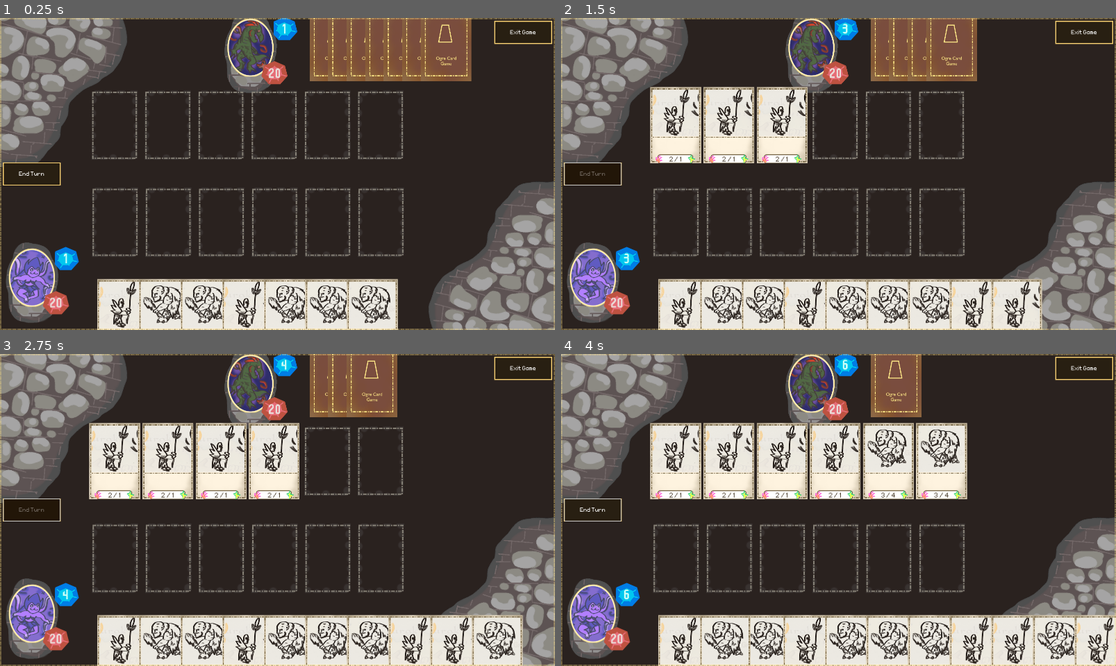
Above: before the commit, frames 1-4 (two rows, left to right).
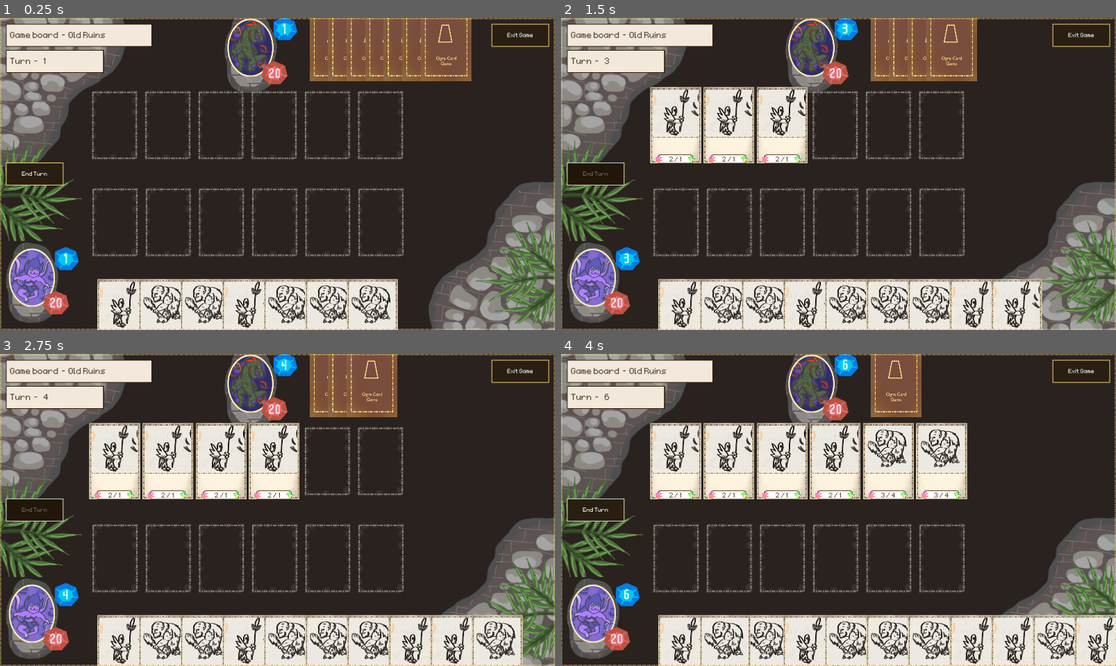
Above: after the commit, the same moments.

Repository: OttoElomaa/Godot-4-Ogre-Card-Game
Game: Godot game, scene res://GameScenes/main.tscn
Same seed, same stepped clock (60 frames per second), same inputs: the game is played once before the commit and once after it.
Inputs (mouse positions are in pixels of both pictures, inside the frame that each line leads up to):
- Up to frame 1 (0.25 s): no input
- Up to frame 2 (1.5 s): click (594, 174) at 0.5 s; click (594, 174) at 1.25 s
- Up to frame 3 (2.75 s): click (33, 510) at 2 s
- Up to frame 4 (4 s): tap Enter at 2.75 s; drag from (683, 653) to (816, 385) at 2.77 s; tap Space at 3.5 s; drag from (727, 653) to (816, 385) at 3.52 s

The runs differ from the first frame. In frame 1, 6.6% of the frame differs, in the area x 0-100%, y 0-98%; in frame 2, 6.6%; in frame 3, 6.3%; in frame 4, 5.8%.

Commit message:
Minor/art: Added board name and turn count labels to UI, plus some leaves

Diff:
--- a/GameScenes/battle_system.gd
+++ b/GameScenes/battle_system.gd
@@ -71,6 +71,7 @@
 	updateResourceLabels()
 
 	cardsManager.wakePlayerCards()
+	main.updateUi(turnCount)
 	cardsManager.startPlayerTurn()
 
 
--- a/GameScenes/main.gd
+++ b/GameScenes/main.gd
@@ -9,6 +9,9 @@
 	DECK, HAND, BOARD, GRAVEYARD
 }
 
+var boardName := "Old Ruins"
+
+
 func _ready() -> void:
 
 	$CardsManager.main = self
@@ -16,6 +19,8 @@
 
 	$BattleSystem.main = self
 	$BattleSystem.cardsManager = $CardsManager
+
+	updateUi($BattleSystem.turnCount)
 
 	for slot:CardSlot in $PlayerSlots.get_children():
 		slot.slotType = CardSlotTypes.PLAYER
@@ -52,6 +57,11 @@
 	return $EnemySlots.get_children()
 
 
+func updateUi(turnCount:int):
+	$CanvasLayer/LevelInfoPanel/VBox/Panel/HBox/BoardNameLabel.text = boardName
+	$CanvasLayer/LevelInfoPanel/VBox/Panel2/HBox/TurnCountLabel.text = "%d" % turnCount
+
+
 #### USE EXIT BUTTON TO CLOSE THE GAME
 func _on_exit_button_pressed() -> void:
 	get_tree().quit()
--- a/GameScenes/main.tscn
+++ b/GameScenes/main.tscn
@@ -7,6 +7,8 @@
 [ext_resource type="Texture2D" uid="uid://6b1b3mtorr35" path="res://Art/UI-border-ninepatchrect-texture.png" id="3_015nr"]
 [ext_resource type="Texture2D" uid="uid://m57jecwha7ix" path="res://Art/portrait-adversary-01.png" id="4_bw8dm"]
 [ext_resource type="PackedScene" uid="uid://b7sjbfq7abkga" path="res://GameScenes/tableCardSlot.tscn" id="4_c6j12"]
+[ext_resource type="Texture2D" uid="uid://sge30r6aur2x" path="res://Art/board-backdrop-texture-jungle-leaves-01.png" id="4_ehjh8"]
+[ext_resource type="Texture2D" uid="uid://yy4b6om5as5s" path="res://Art/board-backdrop-texture-jungle-leaves-02.png" id="5_47kpv"]
 [ext_resource type="Texture2D" uid="uid://iro7vjuquihg" path="res://Art/board-backdrop-texture-ruins-corner-01.png" id="5_dj0be"]
 [ext_resource type="StyleBox" uid="uid://jqa8dgagawo1" path="res://PanelStyles/SkillBarBoxStyle.tres" id="5_hys5q"]
 [ext_resource type="Texture2D" uid="uid://dn8jedugya4ww" path="res://Art/board-backdrop-texture-ruins-corner-02.png" id="6_j87nl"]
@@ -16,9 +18,18 @@
 [ext_resource type="Texture2D" uid="uid://d0a382rqeqt5t" path="res://Art/game-mana-health-holder-texture-v2.png" id="10_2brjh"]
 [ext_resource type="LabelSettings" uid="uid://ejet2eg4in1i" path="res://Fonts/LabelSetHeaderHealth.tres" id="11_jh5rg"]
 [ext_resource type="LabelSettings" uid="uid://bujre4bd418t" path="res://Fonts/LabelSetHeaderMana.tres" id="12_hffy6"]
+[ext_resource type="LabelSettings" uid="uid://bybi82ik7ric5" path="res://Fonts/LabelSettingSmallFontFaintGrey.tres" id="19_47kpv"]
 
 [sub_resource type="RectangleShape2D" id="RectangleShape2D_dj0be"]
 size = Vector2(256, 305)
+
+[sub_resource type="StyleBoxFlat" id="StyleBoxFlat_c0uhk"]
+bg_color = Color(0.947752, 0.911757, 0.861921, 1)
+border_width_left = 3
+border_width_top = 3
+border_width_right = 3
+border_width_bottom = 3
+border_color = Color(0.188235, 0.105882, 0.0156863, 1)
 
 [node name="Main" type="Node2D"]
 script = ExtResource("1_8jxey")
@@ -35,6 +46,14 @@
 [node name="LowerCornerDecor" type="Sprite2D" parent="Visuals/Scenery"]
 position = Vector2(2090, 1008)
 texture = ExtResource("6_j87nl")
+
+[node name="Leaves" type="Sprite2D" parent="Visuals/Scenery"]
+position = Vector2(201, 715)
+texture = ExtResource("4_ehjh8")
+
+[node name="Leaves2" type="Sprite2D" parent="Visuals/Scenery"]
+position = Vector2(2211, 1071)
+texture = ExtResource("5_47kpv")
 
 [node name="Core" type="Node2D" parent="Visuals"]
 
@@ -105,6 +124,7 @@
 horizontal_alignment = 1
 
 [node name="EnemyPortraitArea" type="Area2D" parent="BattleSystem"]
+visible = false
 collision_layer = 4
 collision_mask = 4
 
@@ -199,10 +219,10 @@
 offset_left = -40.0
 offset_bottom = 40.0
 grow_horizontal = 0
-theme_override_constants/margin_left = 10
-theme_override_constants/margin_top = 10
-theme_override_constants/margin_right = 10
-theme_override_constants/margin_bottom = 10
+theme_override_constants/margin_left = 20
+theme_override_constants/margin_top = 20
+theme_override_constants/margin_right = 20
+theme_override_constants/margin_bottom = 20
 
 [node name="Panel" type="PanelContainer" parent="CanvasLayer/ExitPane"]
 custom_minimum_size = Vector2(200, 80)
@@ -228,10 +248,10 @@
 offset_right = 220.0
 offset_bottom = 50.0
 grow_vertical = 2
-theme_override_constants/margin_left = 10
-theme_override_constants/margin_top = 10
-theme_override_constants/margin_right = 10
-theme_override_constants/margin_bottom = 10
+theme_override_constants/margin_left = 20
+theme_override_constants/margin_top = 20
+theme_override_constants/margin_right = 20
+theme_override_constants/margin_bottom = 20
 
 [node name="Panel" type="PanelContainer" parent="CanvasLayer/EndTurnPane"]
 custom_minimum_size = Vector2(200, 80)
@@ -248,6 +268,62 @@
 layout_mode = 2
 theme_override_styles/hover = ExtResource("8_2brjh")
 theme_override_styles/normal = ExtResource("9_7ijru")
+
+[node name="LevelInfoPanel" type="MarginContainer" parent="CanvasLayer"]
+offset_right = 220.0
+offset_bottom = 100.0
+theme_override_constants/margin_left = 20
+theme_override_constants/margin_top = 20
+theme_override_constants/margin_right = 20
+theme_override_constants/margin_bottom = 20
+
+[node name="VBox" type="VBoxContainer" parent="CanvasLayer/LevelInfoPanel"]
+layout_mode = 2
+theme_override_constants/separation = 10
+
+[node name="Panel" type="PanelContainer" parent="CanvasLayer/LevelInfoPanel/VBox"]
+custom_minimum_size = Vector2(200, 80)
+layout_mode = 2
+theme_override_styles/panel = SubResource("StyleBoxFlat_c0uhk")
+
+[node name="HBox" type="HBoxContainer" parent="CanvasLayer/LevelInfoPanel/VBox/Panel"]
+custom_minimum_size = Vector2(500, 0)
+layout_mode = 2
+theme_override_constants/separation = 10
+
+[node name="Label" type="Label" parent="CanvasLayer/LevelInfoPanel/VBox/Panel/HBox"]
+layout_mode = 2
+text = "  Game board  -"
+label_settings = ExtResource("19_47kpv")
+horizontal_alignment = 1
+
+[node name="BoardNameLabel" type="Label" parent="CanvasLayer/LevelInfoPanel/VBox/Panel/HBox"]
+layout_mode = 2
+text = "Goes Here"
+label_settings = ExtResource("19_47kpv")
+horizontal_alignment = 1
+
+[node name="Panel2" type="PanelContainer" parent="CanvasLayer/LevelInfoPanel/VBox"]
+custom_minimum_size = Vector2(340, 80)
+layout_mode = 2
+size_flags_horizontal = 0
+theme_override_styles/panel = SubResource("StyleBoxFlat_c0uhk")
+
+[node name="HBox" type="HBoxContainer" parent="CanvasLayer/LevelInfoPanel/VBox/Panel2"]
+layout_mode = 2
+theme_override_constants/separation = 20
+
+[node name="Label" type="Label" parent="CanvasLayer/LevelInfoPanel/VBox/Panel2/HBox"]
+layout_mode = 2
+text = "  Turn  -"
+label_settings = ExtResource("19_47kpv")
+horizontal_alignment = 1
+
+[node name="TurnCountLabel" type="Label" parent="CanvasLayer/LevelInfoPanel/VBox/Panel2/HBox"]
+layout_mode = 2
+text = "Goes Here"
+label_settings = ExtResource("19_47kpv")
+horizontal_alignment = 1
 
 [node name="Camera2D" type="Camera2D" parent="."]
 anchor_mode = 0
Binary file added: Art/board-backdrop-texture-jungle-leaves-01.png
Not shown, added: Art/board-backdrop-texture-jungle-leaves-01.png.import
Binary file added: Art/board-backdrop-texture-jungle-leaves-02.png
Not shown, added: Art/board-backdrop-texture-jungle-leaves-02.png.import
Not shown: 1 places in GameScenes/main.tscn that only renumber resources
Not shown, added: Art/board-backdrop-texture-jungle-leaves-01.pdn
